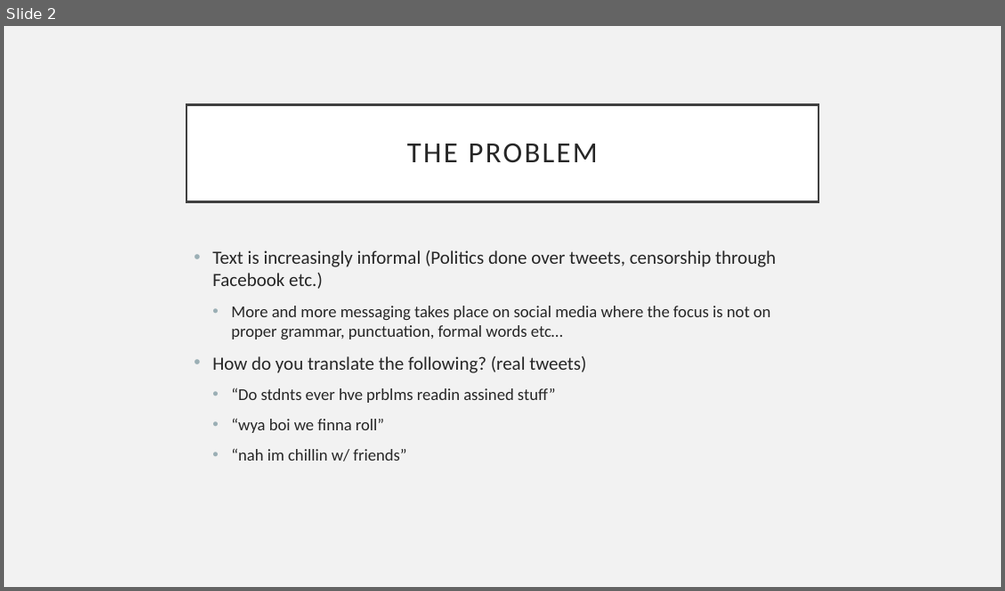
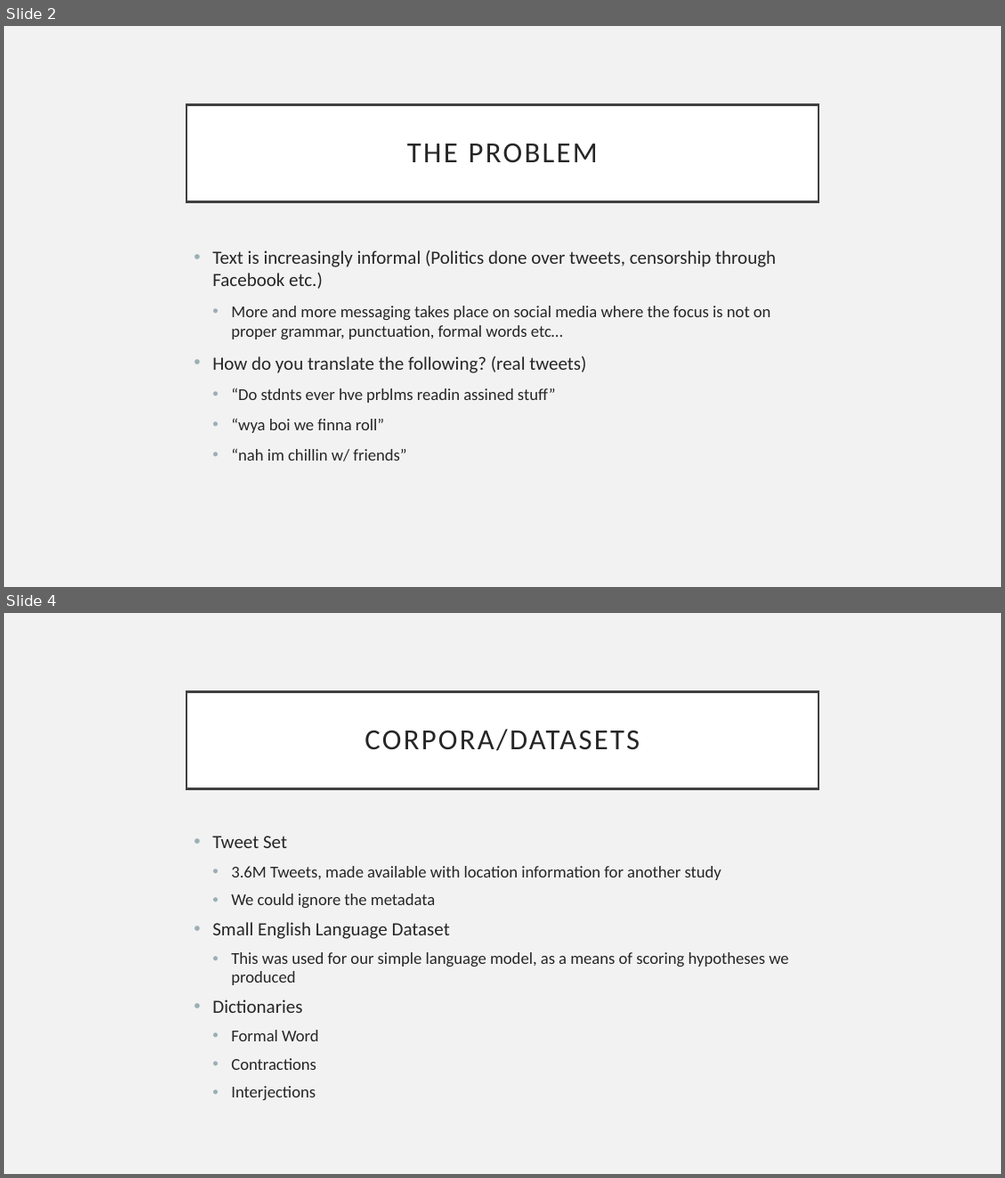
Before and after one commit to SanatDeshpande/Machine-Translation, a slide deck: FinalProject/Presentation1.pptx. Shown one above the other, each under a label of ours: slide 2 before the commit, slides 2 and 4 after it; the slides between them are not shown. The pictures are 1005x591 and 1005x1178 pixels, drawn with LibreOffice and Linux fonts; fonts in the diff are those of the drawing. Boxes give left, top, right and bottom in pixels: in the first picture for what was removed or moved away, otherwise in the second. Text is boxed around its words. In the diff, an @@ line names an element or a change of style, - is before the commit and + after.

```diff
--- a/FinalProject/Presentation1.pptx
+++ b/FinalProject/Presentation1.pptx
@@ slide 4 added at box(4, 613, 1001, 1174), background #F2F2F2 @@
@@ title added at box(186, 691, 818, 788), fill #FFFFFF, outline #404040 2.5 pt, 28 pt, text #262626 @@
+CORPORA/DATASETS
@@ text added at box(212, 835, 788, 1100), 16 pt, text #262626 @@
+• Tweet Set
+  • 3.6M Tweets, made available with location information for another study
+  • We could ignore the metadata
+• Small English Language Dataset
+  • This was used for our simple language model, as a means of scoring hypotheses we produced
+• Dictionaries
+  • Formal Word
+  • Contractions
+  • Interjections
```
Also in this commit, not shown: 1 slide changed, 3 other slides added, 1 slide removed, 1 other file.
